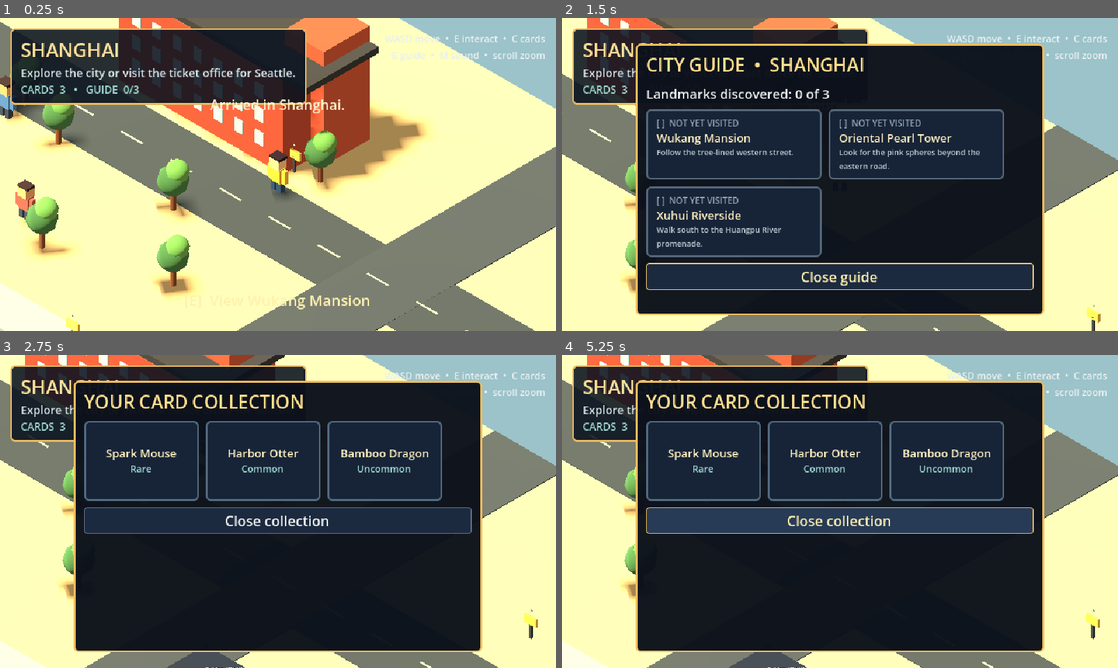
Above: before the commit, frames 1-4 (two rows, left to right).
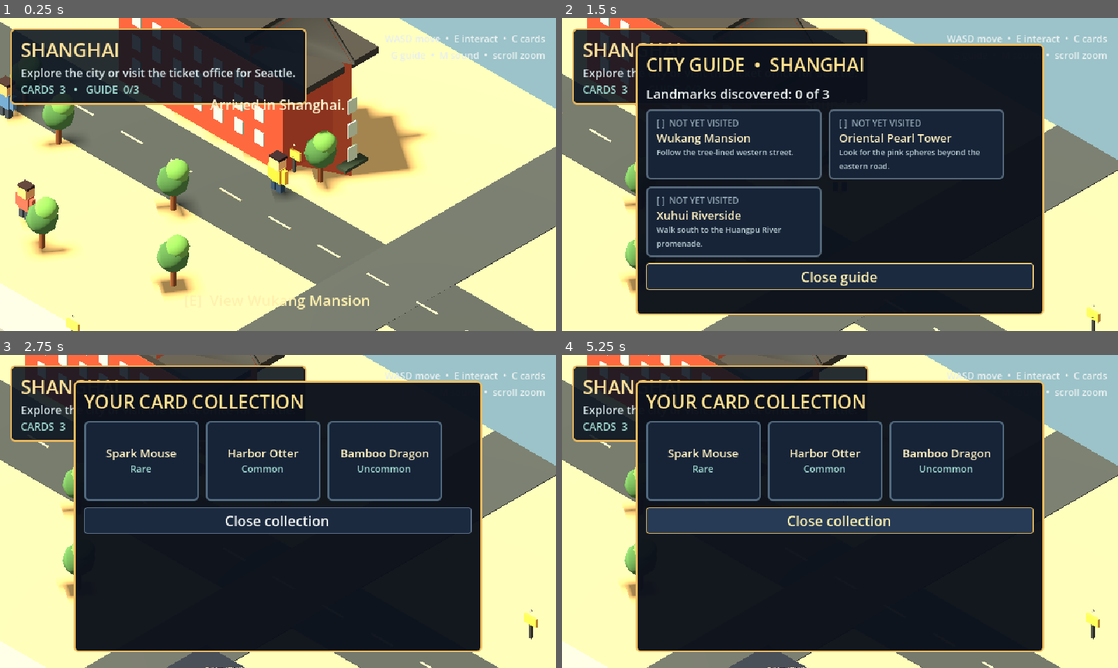
Above: after the commit, the same moments.

Repository: littlejedi/world-of-friends
Game: Godot game, scene res://scenes/main.tscn
Same seed, same stepped clock (60 frames per second), same inputs: the game is played once before the commit and once after it.
Inputs (mouse positions are in pixels of both pictures, inside the frame that each line leads up to):
- Up to frame 1 (0.25 s): no input
- Up to frame 2 (1.5 s): tap Enter (ui_accept) at 0.5, 0.77 s; move the mouse to (962, 158) at 0.52 s; hold D (move_right) 0.53-1.28 s; hold M (audio_toggle) 0.53-1.28 s; move the mouse to (728, 190) at 1.27 s; hold S (move_back) from 1.28 s (still down); tap G (city_guide) at 1.35 s
- Up to frame 3 (2.75 s): tap Enter (ui_accept) at 1.52 s; move the mouse to (333, 442) at 2.02 s; release S (move_back) at 2.03 s; hold D (move_right) from 2.03 s (still down); hold C (collection) from 2.03 s (still down)
- Up to frame 4 (5.25 s): tap Enter (ui_accept) at 2.75, 3.02, 3.5, 3.77, 4.25, 4.52, 5 s; move the mouse to (812, 574) at 2.77 s; release D (move_right) at 2.78 s; release C (collection) at 2.78 s; hold W (move_forward) 2.78-3.53 s; tap E (interact) at 2.85 s; move the mouse to (1006, 558) at 3.52 s; hold A (move_left) 3.53-5.03 s; tap Mouse wheel up (zoom_in) at 3.6 s; move the mouse to (673, 464) at 4.27 s; tap Mouse wheel down (zoom_out) at 4.35 s; move the mouse to (867, 511) at 5.02 s; hold S (move_back) from 5.03 s (still down); hold M (audio_toggle) from 5.03 s (still down)

The runs differ from the first frame. In frame 1, 4.1% of the frame differs, in the area x 47-77%, y 0-51%; in frame 2, 0.6%; in frame 3, 0.2%; in frame 4, 0.2%.

Commit message:
Polish landmark silhouettes

Diff:
--- a/scripts/art/procedural_factory.gd
+++ b/scripts/art/procedural_factory.gd
@@ -118,6 +118,59 @@
 	instance.position = position
 	parent.add_child(instance)
 	return instance
+
+
+static func add_triangular_prism(
+	parent: Node,
+	object_name: String,
+	position: Vector3,
+	size: Vector3,
+	color: Color
+) -> MeshInstance3D:
+	var half := size * 0.5
+	var vertices := [
+		Vector3(-half.x, -half.y, -half.z),
+		Vector3(-half.x, -half.y, half.z),
+		Vector3(half.x, -half.y, 0),
+		Vector3(-half.x, half.y, -half.z),
+		Vector3(-half.x, half.y, half.z),
+		Vector3(half.x, half.y, 0)
+	]
+	var indices := [
+		0, 2, 1,
+		3, 4, 5,
+		0, 1, 4, 0, 4, 3,
+		0, 3, 5, 0, 5, 2,
+		1, 2, 5, 1, 5, 4
+	]
+	var surface := SurfaceTool.new()
+	surface.begin(Mesh.PRIMITIVE_TRIANGLES)
+	for index in indices:
+		surface.add_vertex(vertices[index])
+	surface.generate_normals()
+	var mesh := surface.commit()
+	mesh.surface_set_material(0, material(color))
+	var instance := MeshInstance3D.new()
+	instance.name = object_name
+	instance.mesh = mesh
+	instance.position = position
+	parent.add_child(instance)
+	return instance
+
+
+static func add_beam(
+	parent: Node,
+	object_name: String,
+	start: Vector3,
+	end: Vector3,
+	width: float,
+	color: Color
+) -> MeshInstance3D:
+	var midpoint := start.lerp(end, 0.5)
+	var beam := add_box(parent, object_name, midpoint, Vector3(width, width, start.distance_to(end)), color)
+	var target := (parent as Node3D).to_global(end) if parent is Node3D else end
+	beam.look_at(target, Vector3.UP)
+	return beam
 
 
 static func add_label(
--- a/scripts/gameplay/world_scene.gd
+++ b/scripts/gameplay/world_scene.gd
@@ -183,12 +183,16 @@
 	building.position = origin
 	add_child(building)
 	Art.add_static_box(building, "MainWing", Vector3(0, 2.45, 0.8), Vector3(10.0, 4.9, 4.0), Color("#a95243"))
-	Art.add_static_box(building, "CornerWing", Vector3(4.6, 3.0, -0.3), Vector3(2.4, 6.0, 2.8), Color("#b65c49"))
+	Art.add_triangular_prism(building, "FlatironNose", Vector3(5.1, 3.0, 0.8), Vector3(4.2, 6.0, 4.0), Color("#b65c49"))
+	Art.add_collision_box(building, "NoseCollision", Vector3(4.6, 3.0, 0.8), Vector3(3.2, 6.0, 2.8))
 	Art.add_box(building, "Roof", Vector3(0.8, 5.05, 0.55), Vector3(11.2, 0.35, 4.4), Color("#3c4147"))
+	Art.add_triangular_prism(building, "NoseRoof", Vector3(5.1, 6.1, 0.8), Vector3(4.5, 0.28, 4.3), Color("#343b42"))
 	for floor_index in range(3):
 		for window_index in range(7):
 			Art.add_box(building, "Window", Vector3(-3.9 + window_index * 1.25, 1.25 + floor_index * 1.25, -1.22), Vector3(0.52, 0.7, 0.08), Color("#9ed1d0"), false)
 			Art.add_box(building, "WindowCameraSide", Vector3(-3.9 + window_index * 1.25, 1.25 + floor_index * 1.25, 2.82), Vector3(0.52, 0.7, 0.08), Color("#9ed1d0"), false)
+		Art.add_box(building, "NoseWindow", Vector3(7.23, 1.25 + floor_index * 1.25, 0.8), Vector3(0.08, 0.7, 0.52), Color("#b8ddda"), false)
+	Art.add_box(building, "CornerCanopy", Vector3(7.25, 0.72, 0.8), Vector3(0.55, 0.15, 1.4), Color("#374b45"), false)
 	Art.add_label(building, "WUKANG MANSION", Vector3(0, 6.2, 0), 34, Color("#ffe6b3"))
 
 
@@ -197,10 +201,19 @@
 	tower.name = "OrientalPearlTower"
 	tower.position = origin
 	add_child(tower)
+	Art.add_cylinder(tower, "Podium", Vector3(0, 0.28, 0), 1.65, 0.55, Color("#d5d9d7"), 12)
+	for support_index in range(3):
+		var support_angle := TAU * float(support_index) / 3.0
+		var support_start := Vector3(cos(support_angle) * 1.45, 0.5, sin(support_angle) * 1.45)
+		var support_end := Vector3(cos(support_angle) * 0.45, 3.1, sin(support_angle) * 0.45)
+		Art.add_beam(tower, "Support%d" % support_index, support_start, support_end, 0.24, Color("#e4e6e3"))
 	Art.add_cylinder(tower, "Stem", Vector3(0, 5.0, 0), 0.28, 10.0, Color("#e6e9e9"), 10)
 	Art.add_sphere(tower, "LowerPearl", Vector3(0, 3.25, 0), 1.55, Color("#c94f72"), 14, 7)
+	Art.add_cylinder(tower, "LowerDeck", Vector3(0, 3.25, 0), 1.72, 0.18, Color("#f0d9df"), 16)
 	Art.add_sphere(tower, "UpperPearl", Vector3(0, 7.8, 0), 1.05, Color("#d85f80"), 14, 7)
+	Art.add_cylinder(tower, "UpperDeck", Vector3(0, 7.8, 0), 1.22, 0.16, Color("#f2dce3"), 16)
 	Art.add_cylinder(tower, "Spire", Vector3(0, 10.2, 0), 0.11, 4.1, Color("#f0ece7"), 8)
+	Art.add_sphere(tower, "Beacon", Vector3(0, 10.55, 0), 0.28, Color("#e76b8e"), 10, 5)
 	Art.add_static_box(tower, "BaseCollision", Vector3(0, 1.0, 0), Vector3(2.7, 2.0, 2.7), Color("#e1dfd4"), false)
 	Art.add_label(tower, "ORIENTAL PEARL", Vector3(0, 12.7, 0), 32, Color("#ffe0ec"))
 
@@ -250,8 +263,13 @@
 	Art.add_box(market, "SignPanelCameraSide", Vector3(0, 4.2, 2.85), Vector3(7.5, 1.0, 0.18), Color("#ad2f36"), false)
 	Art.add_label(market, "PIKE PLACE MARKET", Vector3(0, 4.25, -1.4), 34, Color("#fff2d0"))
 	Art.add_label(market, "PIKE PLACE MARKET", Vector3(0, 4.25, 3.0), 34, Color("#fff2d0"))
+	var market_clock := Art.add_cylinder(market, "MarketClock", Vector3(3.65, 4.2, -1.38), 0.46, 0.10, Color("#f2e8ce"), 16)
+	market_clock.rotation_degrees.x = 90
+	Art.add_box(market, "ClockHandHour", Vector3(3.65, 4.28, -1.45), Vector3(0.07, 0.30, 0.04), Color("#29313b"), false).rotation_degrees.z = 32
+	Art.add_box(market, "ClockHandMinute", Vector3(3.76, 4.15, -1.46), Vector3(0.07, 0.38, 0.04), Color("#29313b"), false).rotation_degrees.z = -58
 	for stall_x in [-3.1, -1.0, 1.1, 3.2]:
 		Art.add_box(market, "MarketStall", Vector3(stall_x, 0.65, -1.9), Vector3(1.5, 1.25, 0.8), Color("#d97854"))
+		Art.add_box(market, "FlowerCrate", Vector3(stall_x, 1.38, -2.0), Vector3(1.15, 0.22, 0.64), Color("#e6b85d"), false)
 
 
 func _build_space_needle(origin: Vector3) -> void:
@@ -259,9 +277,16 @@
 	needle.name = "SpaceNeedle"
 	needle.position = origin
 	add_child(needle)
+	for leg_index in range(3):
+		var leg_angle := TAU * float(leg_index) / 3.0
+		var leg_start := Vector3(cos(leg_angle) * 1.75, 0.25, sin(leg_angle) * 1.75)
+		var leg_end := Vector3(cos(leg_angle) * 0.34, 6.45, sin(leg_angle) * 0.34)
+		Art.add_beam(needle, "Leg%d" % leg_index, leg_start, leg_end, 0.28, Color("#d9dedb"))
 	Art.add_cylinder(needle, "Column", Vector3(0, 4.4, 0), 0.30, 8.8, Color("#d9dedb"), 10)
-	Art.add_cylinder(needle, "ObservationDeck", Vector3(0, 8.2, 0), 1.75, 0.65, Color("#d2d5c8"), 14)
+	Art.add_cylinder(needle, "ObservationDeck", Vector3(0, 8.2, 0), 1.92, 0.34, Color("#d2d5c8"), 16)
+	Art.add_cylinder(needle, "DeckGlass", Vector3(0, 8.46, 0), 1.55, 0.30, Color("#71a9ad"), 16)
 	Art.add_cylinder(needle, "Restaurant", Vector3(0, 8.65, 0), 1.25, 0.4, Color("#d47955"), 14)
+	Art.add_cylinder(needle, "SaucerRoof", Vector3(0, 8.9, 0), 1.72, 0.16, Color("#e4e5dd"), 16)
 	Art.add_cylinder(needle, "Spire", Vector3(0, 10.2, 0), 0.10, 3.1, Color("#eef1ec"), 8)
 	Art.add_static_box(needle, "BaseCollision", Vector3(0, 0.8, 0), Vector3(2.6, 1.6, 2.6), Color("#bbc4bd"), false)
 	Art.add_label(needle, "SPACE NEEDLE", Vector3(0, 12.1, 0), 32, Color("#effff7"))
--- a/tests/smoke_test.gd
+++ b/tests/smoke_test.gd
@@ -57,7 +57,9 @@
 	check(main.gameplay_audio.effect_player.stream == main.gameplay_audio.interaction_stream, "Interactions trigger a generated chime")
 	check(main.current_world.world_id == "shanghai", "A new game starts in Shanghai")
 	check(main.current_world.get_node_or_null("WukangMansion") != null, "Shanghai contains Wukang Mansion")
+	check(main.current_world.get_node_or_null("WukangMansion/FlatironNose") is MeshInstance3D, "Wukang Mansion has a modeled flatiron silhouette")
 	check(main.current_world.get_node_or_null("OrientalPearlTower") != null, "Shanghai contains the Oriental Pearl Tower")
+	check(main.current_world.get_node_or_null("OrientalPearlTower/Support0") != null and main.current_world.get_node_or_null("OrientalPearlTower/LowerDeck") != null, "Oriental Pearl has tripod supports and deck rings")
 	check(main.current_world.get_node_or_null("HuangpuRiver") != null, "Shanghai contains animated river water")
 	check(main.current_world.get_node_or_null("HuangpuRiverBoat") != null, "Shanghai river traffic is active")
 	check(main.current_world.get_node_or_null("ShanghaiBirds") != null, "Shanghai has ambient bird movement")
@@ -107,7 +109,9 @@
 	check(not main.gameplay_audio.travel_active and main.gameplay_audio.effect_player.stream == main.gameplay_audio.arrival_stream, "Shuttle arrival stops the engine and plays a chime")
 	check(main.current_world.world_id == "seattle", "Travel loads Seattle")
 	check(main.current_world.get_node_or_null("PikePlaceMarket") != null, "Seattle contains Pike Place Market")
+	check(main.current_world.get_node_or_null("PikePlaceMarket/MarketClock") != null, "Pike Place Market includes its landmark clock")
 	check(main.current_world.get_node_or_null("SpaceNeedle") != null, "Seattle contains the Space Needle")
+	check(main.current_world.get_node_or_null("SpaceNeedle/Leg0") != null and main.current_world.get_node_or_null("SpaceNeedle/DeckGlass") != null, "Space Needle has splayed legs and a layered saucer")
 	check(main.current_world.get_node_or_null("SeattleAquarium") != null, "Seattle contains the Aquarium")
 	check(main.current_world.get_node_or_null("SeattleGreatWheel") != null, "Seattle contains the Great Wheel")
 	var wheel_rotor: RotationAnimator = main.current_world.get_node("SeattleGreatWheel/WheelRotor")
Not shown, changed: export_presets.cfg
Not shown, changed: README.md
Not shown, changed: docs/PROGRESS.md
